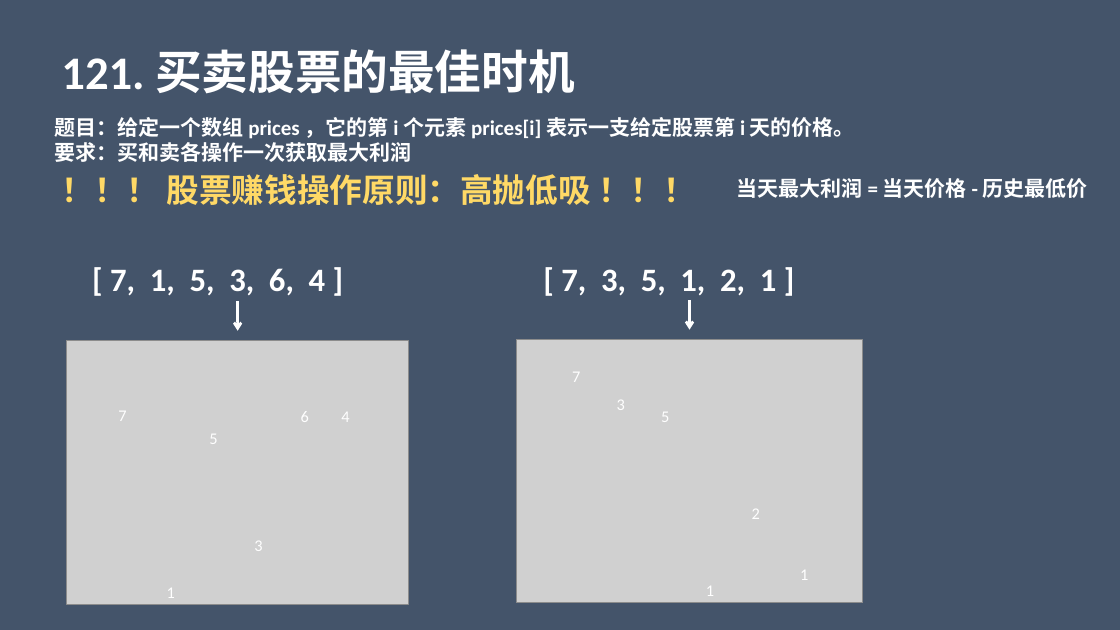
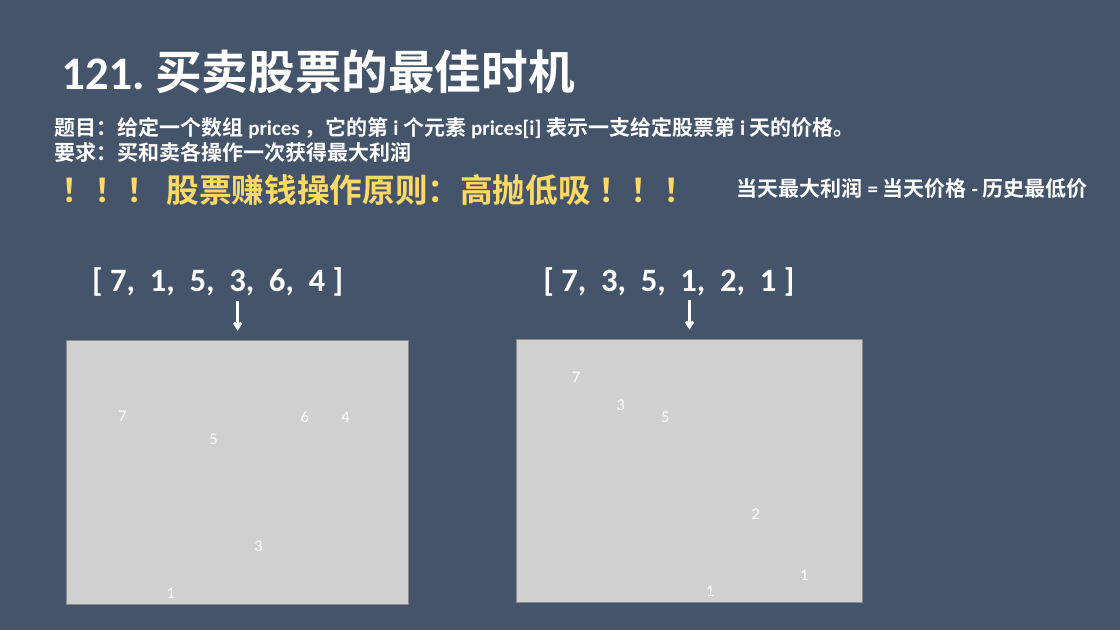
Before and after one commit to liangle/liangle-frontend-studybook, a slide deck: slide 9 of 小白学算法系列.pptx. Drawn at 1120x630 pixels with LibreOffice and Linux fonts; fonts in the diff are those of the drawing; grey boxes stand for pictures. Boxes give left, top, right and bottom in pixels: in the first picture for what was removed or moved away, otherwise in the second. Text is boxed around its words. In the diff, an @@ line names an element or a change of style, - is before the commit and + after.

```diff
--- a/小白学算法系列.pptx
+++ b/小白学算法系列.pptx
@@ text at (55,142,412,162): text changed @@
-要求：买和卖各操作一次获取最大利润
+要求：买和卖各操作一次获得最大利润
```
Also in this commit, not shown: 2 slides added, 5 other files.
